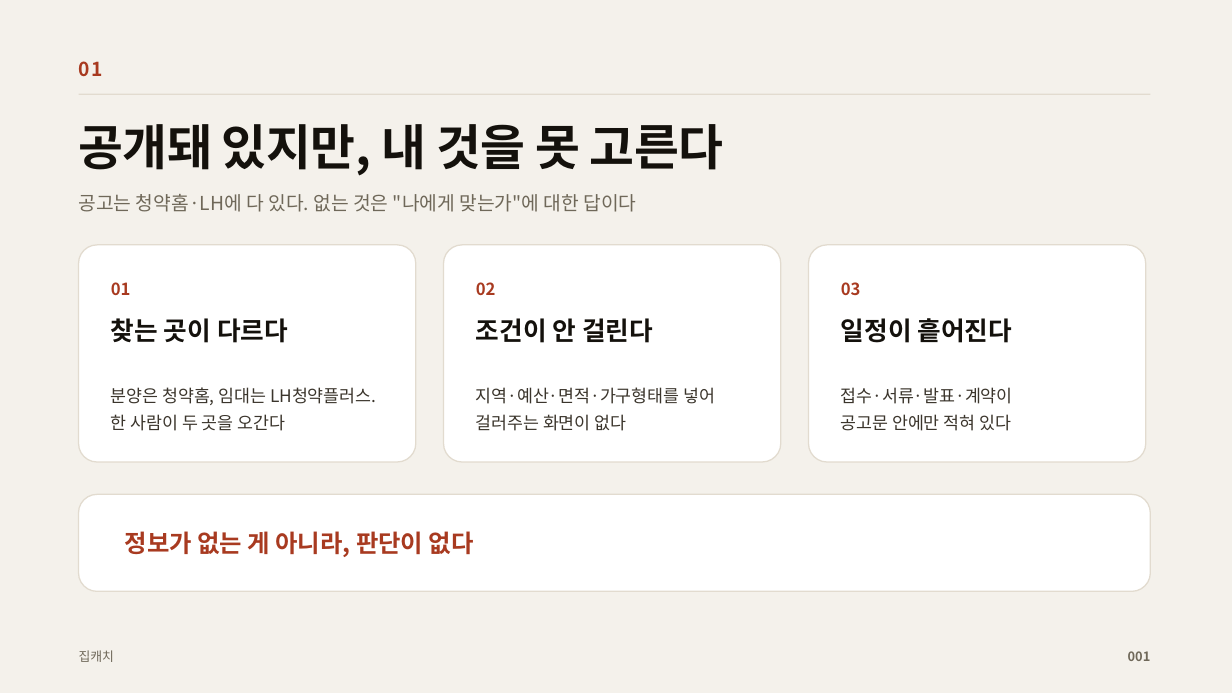
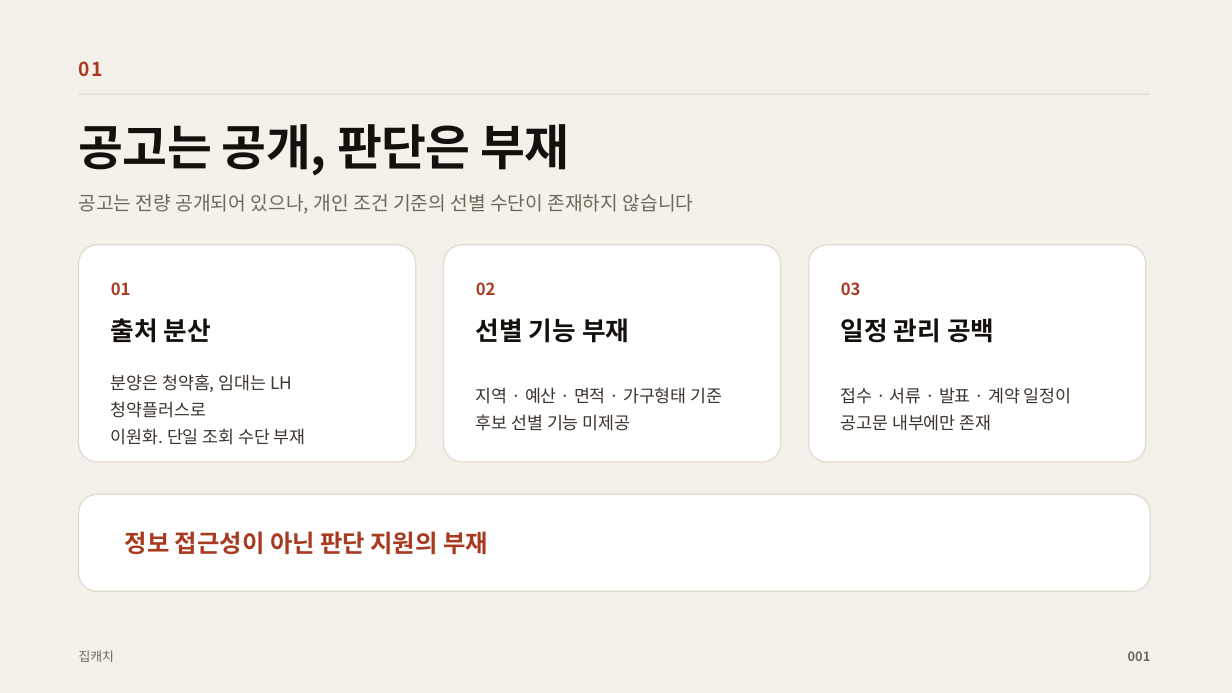
Before and after one commit to yubinxe/ch_insight, a slide deck: slide 2 of docs/presentation/집캐치_IR.pptx. Drawn at 1232x693 pixels with LibreOffice and Linux fonts; fonts in the diff are those of the drawing. Boxes give left, top, right and bottom in pixels: in the first picture for what was removed or moved away, otherwise in the second. Text is boxed around its words. In the diff, an @@ line names an element or a change of style, - is before the commit and + after.

```diff
--- a/docs/presentation/집캐치_IR.pptx
+++ b/docs/presentation/집캐치_IR.pptx
@@ text at bbox=[79, 124, 569, 176]: text changed @@
-공개돼 있지만, 내 것을 못 고른다
+공고는 공개, 판단은 부재
@@ text at bbox=[79, 194, 694, 214]: text changed @@
-공고는 청약홈·LH에 다 있다. 없는 것은 "나에게 맞는가"에 대한 답이다
+공고는 전량 공개되어 있으나, 개인 조건 기준의 선별 수단이 존재하지 않습니다
@@ text at bbox=[111, 318, 211, 343]: text changed @@
-찾는 곳이 다르다
+출처 분산
@@ text at bbox=[476, 318, 629, 343]: text changed @@
-조건이 안 걸린다
+선별 기능 부재
@@ text at bbox=[841, 318, 994, 343]: text changed @@
-일정이 흩어진다
+일정 관리 공백
@@ text at bbox=[111, 374, 306, 445]: text changed @@
-분양은 청약홈, 임대는 LH청약플러스.
-한 사람이 두 곳을 오간다
+분양은 청약홈, 임대는 LH청약플러스로
+이원화. 단일 조회 수단 부재
@@ text at bbox=[476, 387, 723, 431]: text changed @@
-지역·예산·면적·가구형태를 넣어
-걸러주는 화면이 없다
+지역 · 예산 · 면적 · 가구형태 기준
+후보 선별 기능 미제공
@@ text at bbox=[841, 387, 1072, 431]: text changed @@
-접수·서류·발표·계약이
-공고문 안에만 적혀 있다
+접수 · 서류 · 발표 · 계약 일정이
+공고문 내부에만 존재
@@ text at bbox=[125, 531, 488, 555]: text changed @@
-정보가 없는 게 아니라, 판단이 없다
+정보 접근성이 아닌 판단 지원의 부재
```
Also in this commit, not shown: 9 other slides changed, 2 other files.
